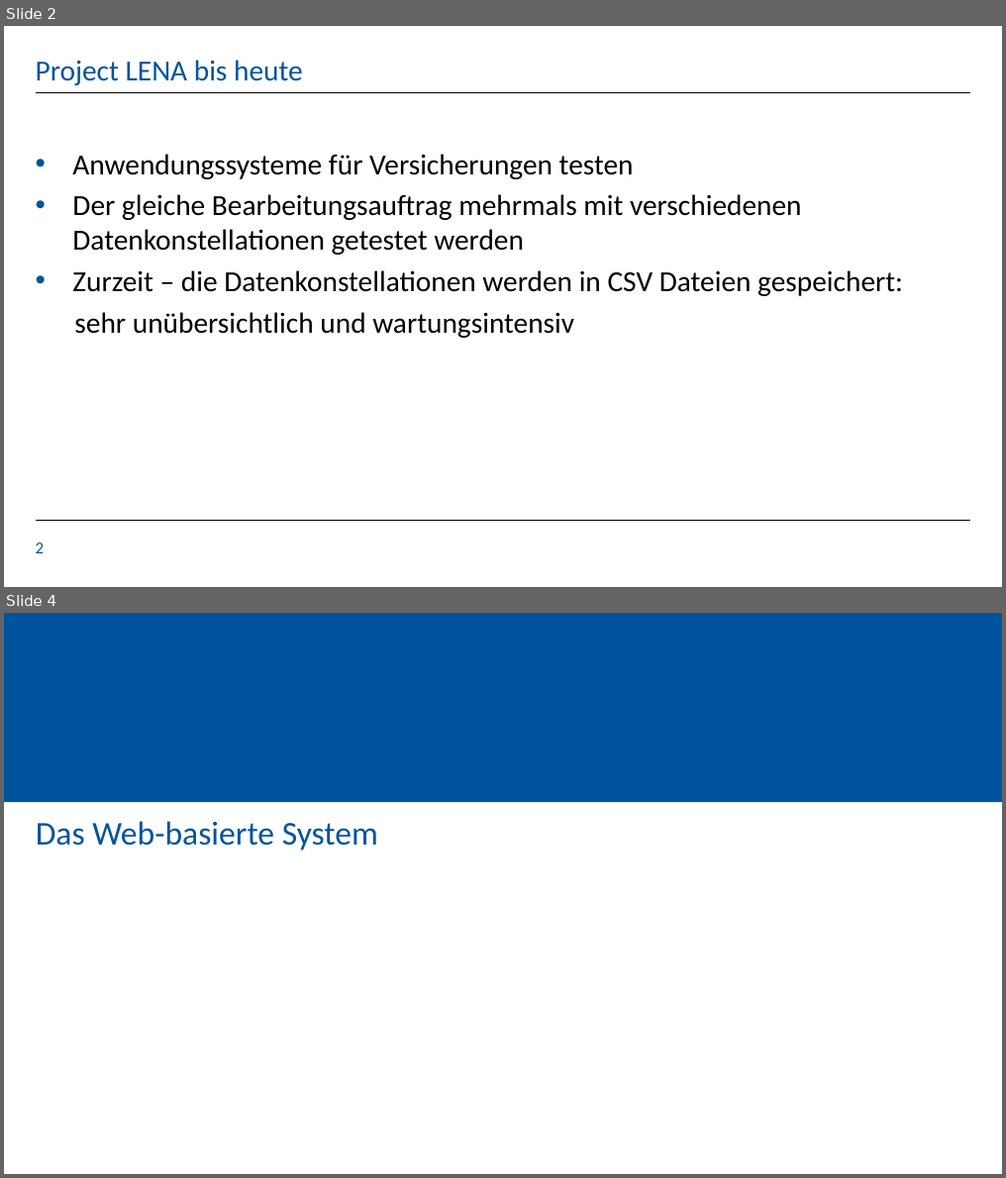
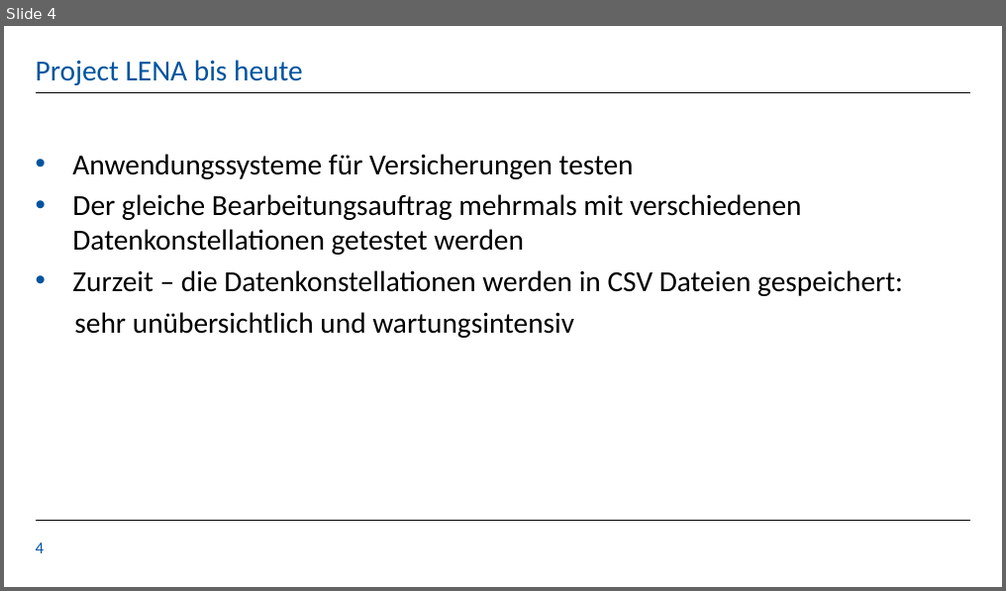
Before and after one commit to KaloyanT/gdis_test_suite, a slide deck: finalPresentationFiles/GDIS_Final_Presentation.pptx. Shown one above the other, each under a label of ours: slides 2 and 4 before the commit, slide 4 after it; the slides between them are not shown. The pictures are 1006x1178 and 1006x591 pixels, drawn with LibreOffice and Linux fonts; fonts in the diff are those of the drawing; background and template pictures are left out. Boxes give left, top, right and bottom in pixels: in the first picture for what was removed or moved away, otherwise in the second. Text is boxed around its words. In the diff, an @@ line names an element or a change of style, - is before the commit and + after.

```diff
--- a/finalPresentationFiles/GDIS_Final_Presentation.pptx
+++ b/finalPresentationFiles/GDIS_Final_Presentation.pptx
@@ slide 4 removed at (x1=4, y1=613, x2=1002, y2=1174), background #FFFFFF @@
@@ rectangle removed at (x1=4, y1=613, x2=1002, y2=802) @@
@@ title removed at (x1=36, y1=821, x2=378, y2=851) @@
-Das Web-basierte System
@@ what was slide 2 is now slide 4 @@
@@ page number at (x1=36, y1=543, x2=44, y2=554): text changed @@
-2
+4
```
Also in this commit, not shown: 4 slides changed, 7 slides added, 4 other slides removed.
